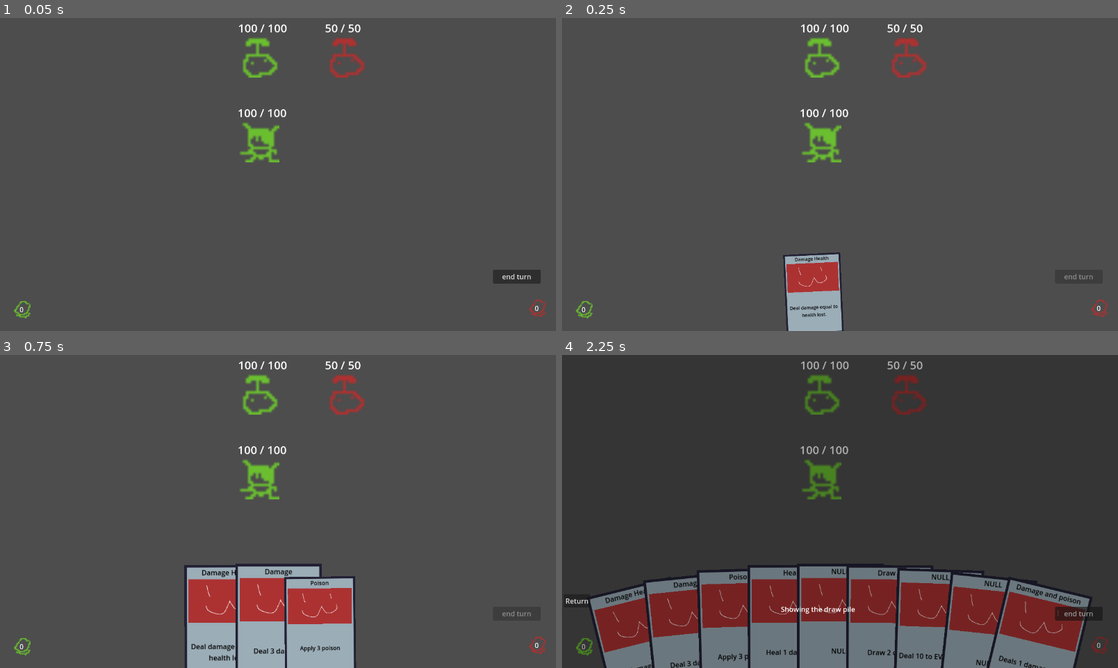
Above: before the commit, frames 1-4 (two rows, left to right).
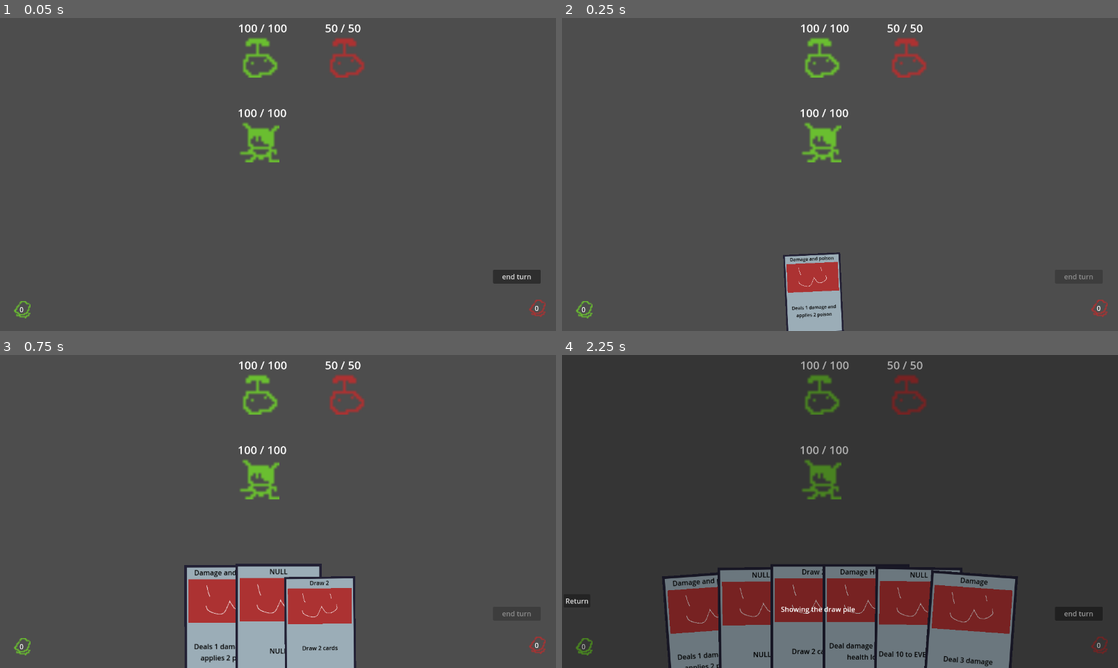
Above: after the commit, the same moments.

Repository: Saplings-Projects/1M_sub
Game: Godot game, scene res://#Scenes/TestingScene.tscn
Same seed, same stepped clock (60 frames per second), same inputs: the game is played once before the commit and once after it. Before the commit the project starts from res://Cards/TestingScene.tscn.
Inputs (mouse positions are in pixels of both pictures, inside the frame that each line leads up to):
- Up to frame 1 (0.05 s): no input
- Up to frame 2 (0.25 s): no input
- Up to frame 3 (0.75 s): click (255, 624) at 0.52 s
- Up to frame 4 (2.25 s): click "0" at 1.25 s; click "end turn" at 2 s

Frame 1 is identical in both runs. In frame 2, 0.2% of the frame differs, in the area x 41-50%, y 76-96%; in frame 3, 0.5%; in frame 4, 12%, in the area x 4-96%, y 66-100%.

Commit message:
Fixed cards that broke in the merge

Diff:
--- a/Cards/TestingScene.tscn
+++ b/#Scenes/TestingScene.tscn
@@ -8,13 +8,10 @@
 [ext_resource type="Resource" uid="uid://d4lugn62mmlep" path="res://Cards/Resource/Card_DrawCards.tres" id="7_smkw8"]
 [ext_resource type="PackedScene" uid="uid://bcpmrmofcilbn" path="res://Core/Battler.tscn" id="8_qtw1k"]
 [ext_resource type="Script" path="res://UI/DrawPileUISetter.gd" id="8_voref"]
-[ext_resource type="Resource" uid="uid://ctx8jsvac84so" path="res://Cards/Resource/Card_Poison.tres" id="8_x6t2k"]
-[ext_resource type="Resource" uid="uid://d12g33rc6c3u5" path="res://Cards/Resource/Card_Heal.tres" id="9_ojxic"]
 [ext_resource type="Script" path="res://UI/DiscardPileUISetter.gd" id="10_pqly7"]
 [ext_resource type="Resource" uid="uid://3s4aet1ciesh" path="res://Cards/Resource/Card_damage_and_poison.tres" id="10_w0xgm"]
-[ext_resource type="Resource" uid="uid://bsrdu33ukb1ym" path="res://Cards/Resource/Card_EnemyAttack.tres" id="11_3k5t2"]
 [ext_resource type="Texture2D" uid="uid://caemucaya30wh" path="res://Cards/draw_pile.png" id="11_pw70x"]
-[ext_resource type="Resource" uid="uid://uv2rili0xf3x" path="res://Cards/Resource/Card_Damage_EVERYTHING.tres" id="12_ikall"]
+[ext_resource type="Resource" uid="uid://uv2rili0xf3x" path="res://Cards/Resource/Card_Damage_EVERYTHING.tres" id="12_70k77"]
 [ext_resource type="Texture2D" uid="uid://d4muqvs3etnr8" path="res://Cards/discard_pile.png" id="12_kxw48"]
 [ext_resource type="Script" path="res://UI/EndTurnButton.gd" id="14_dpe64"]
 
@@ -45,7 +42,7 @@
 anchor_bottom = 1.0
 grow_horizontal = 2
 grow_vertical = 0
-default_deck = Array[Resource("res://Cards/CardBase.gd")]([ExtResource("4_wvn3v"), ExtResource("5_j1lqt"), ExtResource("6_4124l"), ExtResource("7_smkw8"), ExtResource("9_ojxic"), ExtResource("8_x6t2k"), ExtResource("10_w0xgm"), ExtResource("11_3k5t2"), ExtResource("12_ikall")])
+default_deck = Array[Resource("res://Cards/CardBase.gd")]([ExtResource("4_wvn3v"), ExtResource("5_j1lqt"), ExtResource("6_4124l"), ExtResource("10_w0xgm"), ExtResource("12_70k77"), ExtResource("7_smkw8")])
 starting_hand_size = 10
 max_hand_width = 900.0
 min_card_separation = 90.0
--- a/Cards/Resource/Card_Poison.tres
+++ b/Cards/Resource/Card_Poison.tres
@@ -11,11 +11,11 @@
 script = ExtResource("2_omhae")
 effect = SubResource("Resource_55baw")
 value = 3
-target_type = 0
+target_type = 1
 
 [resource]
 script = ExtResource("1_u6k7h")
-application_type = null
+application_type = 1
 card_title = "Poison"
 card_description = "Apply 3 poison"
 card_effects_data = Array[ExtResource("2_omhae")]([SubResource("Resource_bamld")])
--- a/Cards/Resource/Card_damage_and_poison.tres
+++ b/Cards/Resource/Card_damage_and_poison.tres
@@ -25,7 +25,7 @@
 
 [resource]
 script = ExtResource("1_h8l2w")
-application_type = null
+application_type = 1
 card_title = "Damage and poison"
 card_description = "Deals 1 damage and applies 2 poison"
 card_effects_data = Array[ExtResource("2_22qxd")]([SubResource("Resource_73uy7"), SubResource("Resource_tmm5r")])
--- a/project.godot
+++ b/project.godot
@@ -11,7 +11,7 @@
 [application]
 
 config/name="Fauna-RPG"
-run/main_scene="res://Cards/TestingScene.tscn"
+run/main_scene="res://#Scenes/TestingScene.tscn"
 config/features=PackedStringArray("4.2", "Forward Plus")
 config/icon="res://icon.svg"
 
Not shown: 1 places in #Scenes/TestingScene.tscn that only renumber resources
